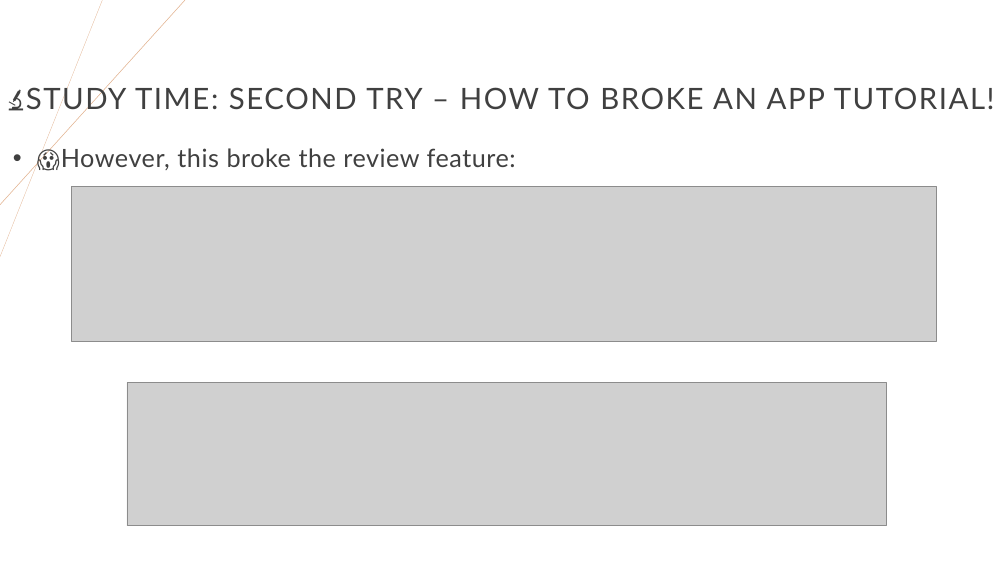
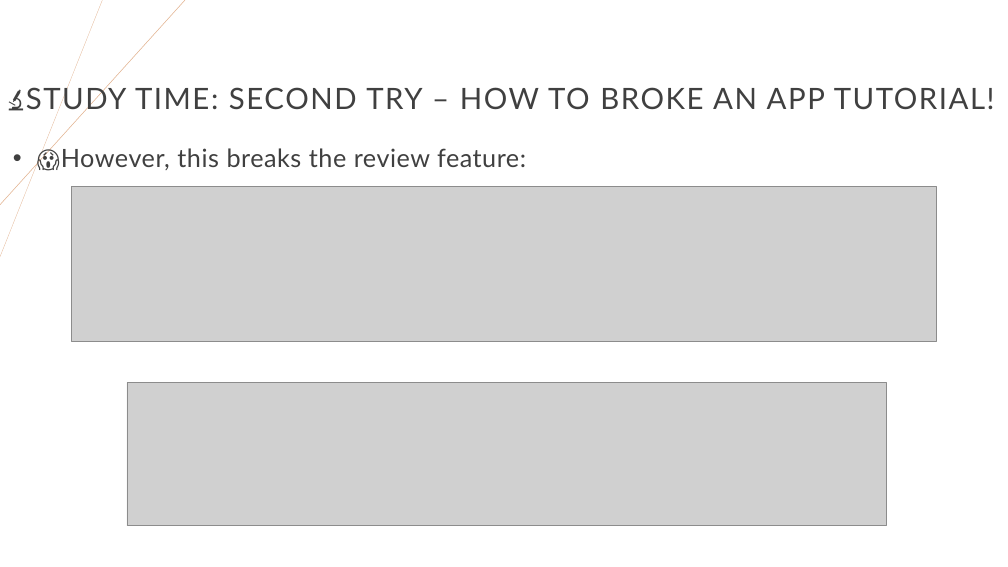
Before and after one commit to righettod/voxxeddays-lux-2024, a slide deck: slide 36 of presentation.pptx. Drawn at 1008x567 pixels with LibreOffice and Linux fonts; fonts in the diff are those of the drawing; grey boxes stand for pictures. Boxes give left, top, right and bottom in pixels: in the first picture for what was removed or moved away, otherwise in the second. Text is boxed around its words. In the diff, an @@ line names an element or a change of style, - is before the commit and + after.

Commit message:
Review #1

```diff
--- a/presentation.pptx
+++ b/presentation.pptx
@@ text at <box>61,148,526,170</box>: text changed @@
-• 😱However, this broke the review feature:
+• 😱However, this breaks the review feature:
```
Also in this commit, not shown: 27 other slides changed, 3 other files.
